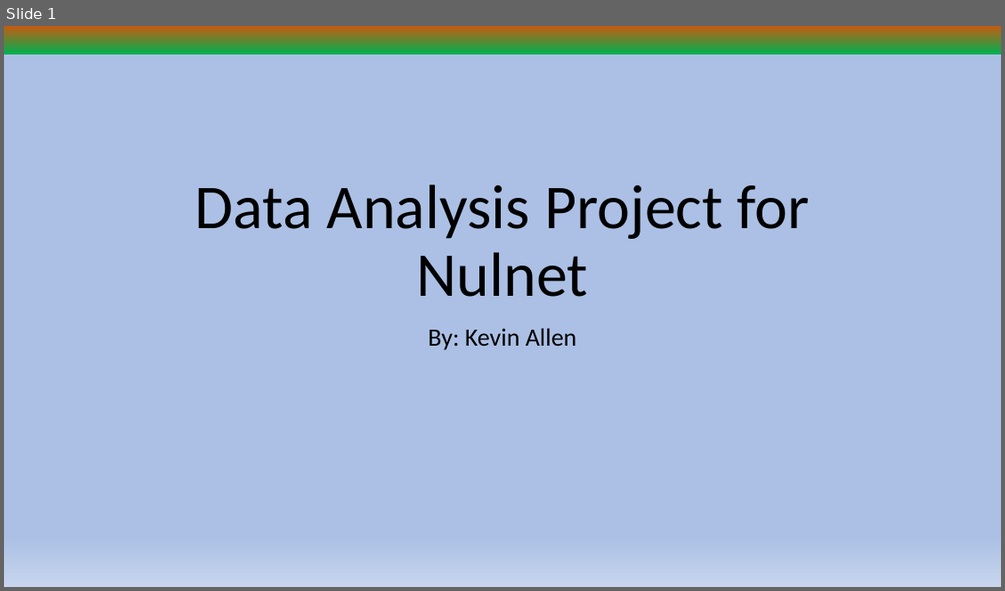
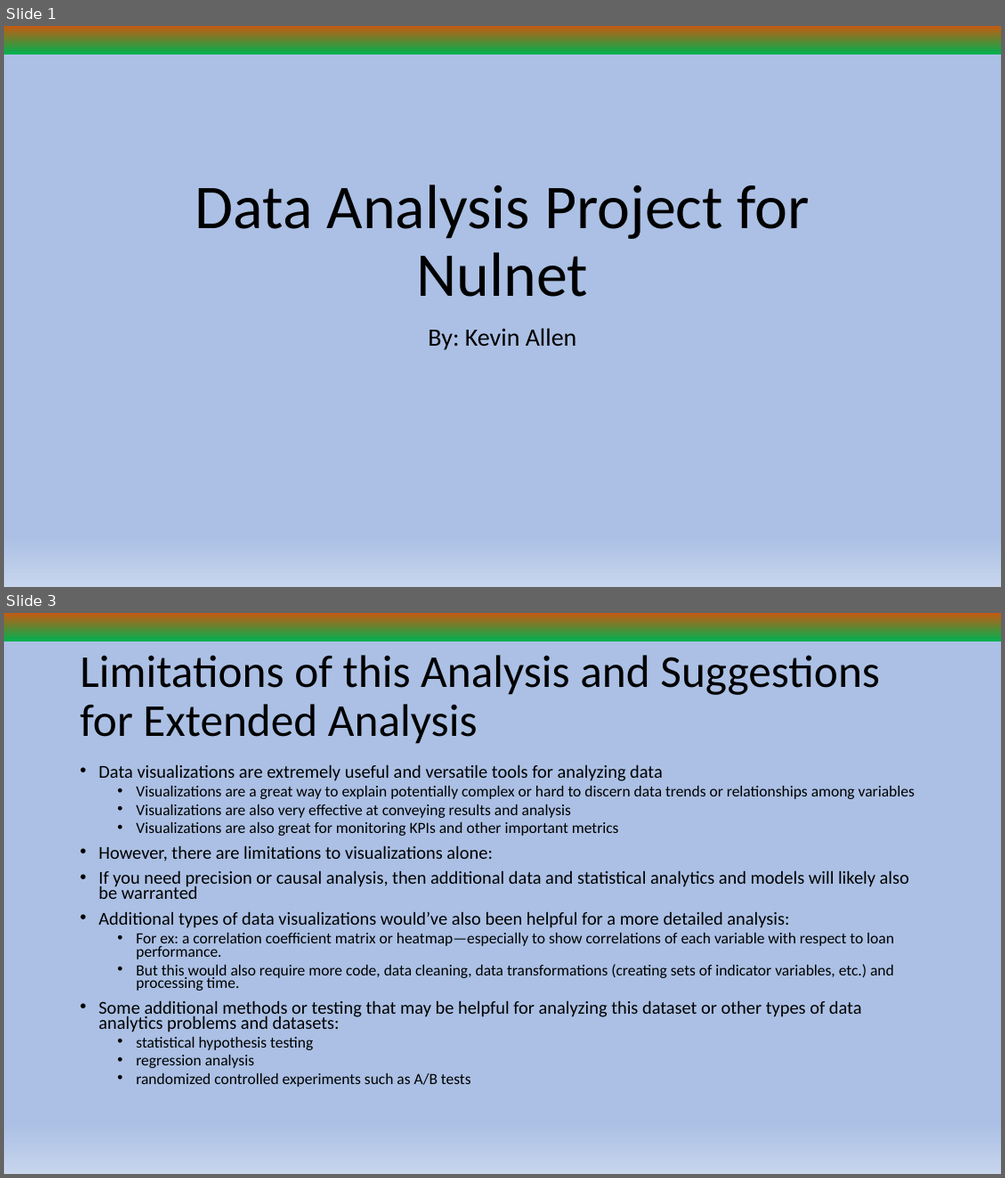
Before and after one commit to Kallen113/lending-data-analysis, a slide deck: Data Analysis Project for Nulnet March 2024.pptx. Shown one above the other, each under a label of ours: slide 1 before the commit, slides 1 and 3 after it; the slides between them are not shown. The pictures are 1005x591 and 1005x1178 pixels, drawn with LibreOffice and Linux fonts; fonts in the diff are those of the drawing. Boxes give left, top, right and bottom in pixels: in the first picture for what was removed or moved away, otherwise in the second. Text is boxed around its words. In the diff, an @@ line names an element or a change of style, - is before the commit and + after.

```diff
--- a/Data Analysis Project for Nulnet March 2024.pptx
+++ b/Data Analysis Project for Nulnet March 2024.pptx
@@ slide 3 added at (4,613,1001,1174), background gradient #C55A11 to #00B050 to #ABC0E4 to #C7D5ED @@
@@ title added at (80,655,880,744), 44 pt, text #000000 @@
+Limitations of this Analysis and Suggestions for Extended Analysis
@@ text added at (98,765,914,1086), 15 pt, text #000000 @@
+• Data visualizations are extremely useful and versatile tools for analyzing data
+  • Visualizations are a great way to explain potentially complex or hard to discern data trends or relationships among variables
+  • Visualizations are also very effective at conveying results and analysis
+  • Visualizations are also great for monitoring KPIs and other important metrics
+• However, there are limitations to visualizations alone:
+• If you need precision or causal analysis, then additional data and statistical analytics and models will likely also be warranted
+• Additional types of data visualizations would’ve also been helpful for a more detailed analysis:
+  • For ex: a correlation coefficient matrix or heatmap—especially to show correlations of each variable with respect to loan performance.
+  • But this would also require more code, data cleaning, data transformations (creating sets of indicator variables, etc.) and processing time.
+• Some additional methods or testing that may be helpful for analyzing this dataset or other types of data analytics problems and datasets:
+  • statistical hypothesis testing
+  • regression analysis
+  • randomized controlled experiments such as A/B tests
```
Also in this commit, not shown: 2 slides changed, 5 slides removed.
